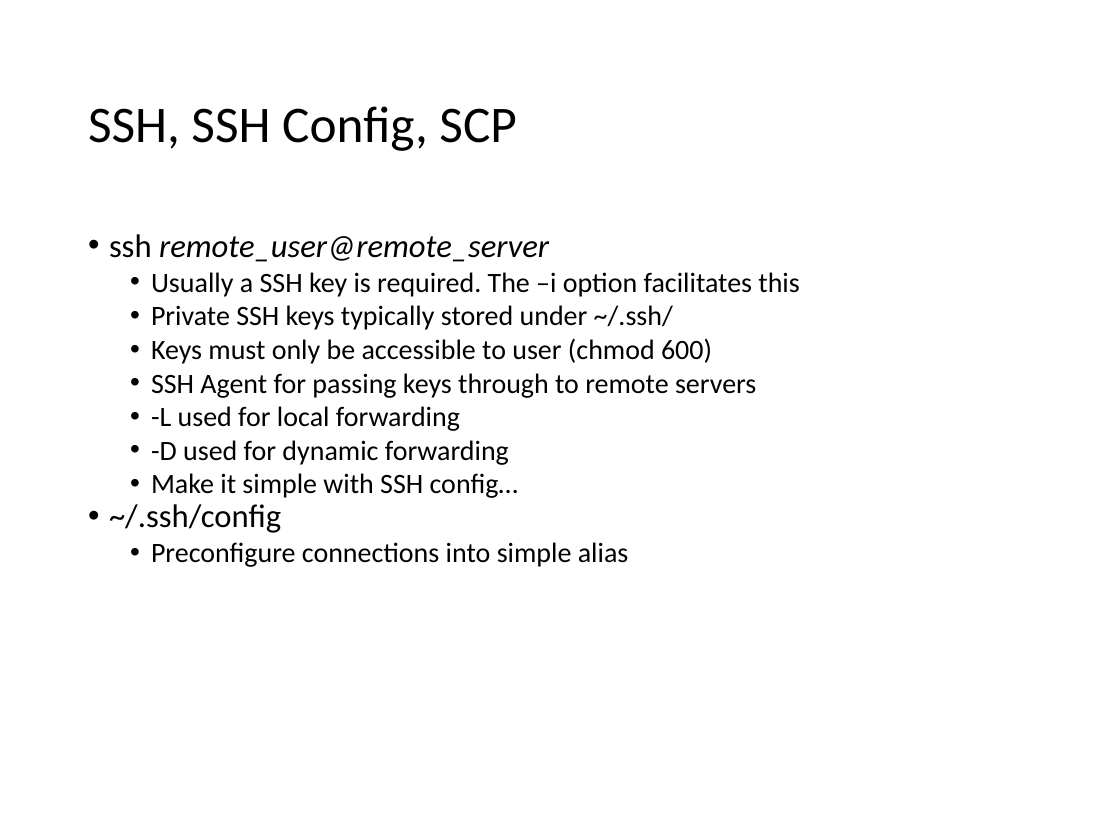
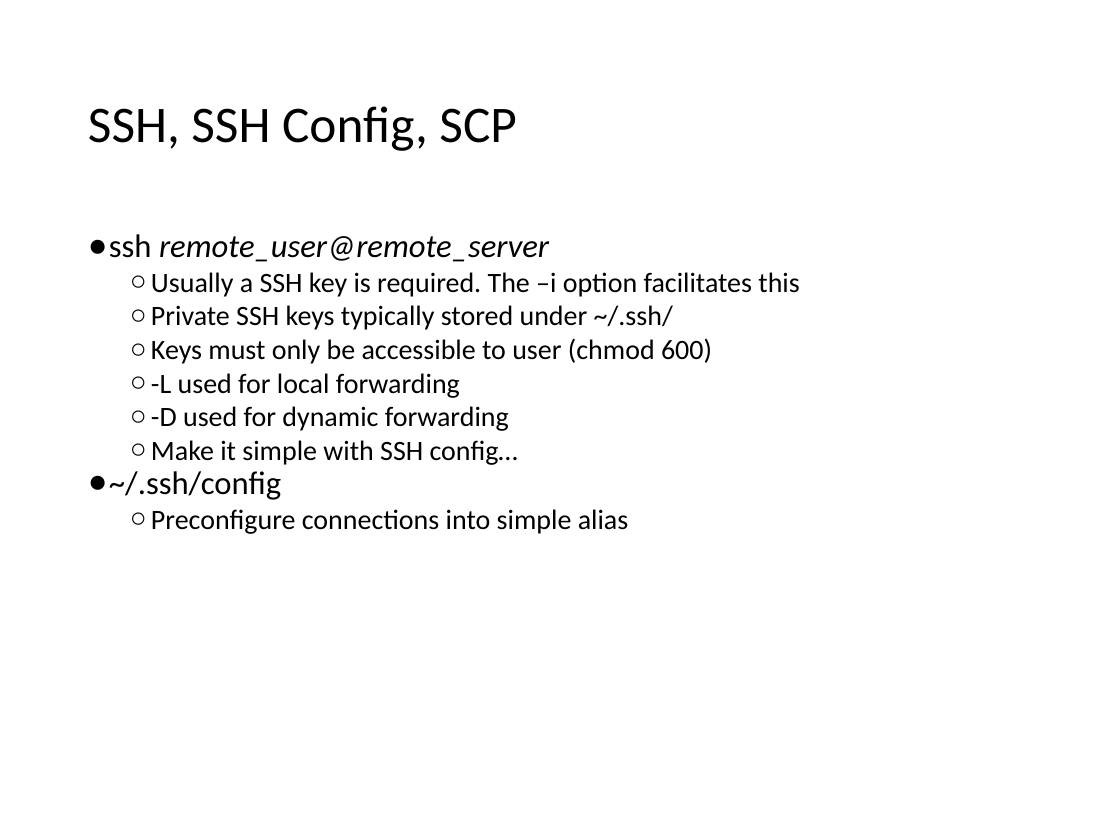
Before and after one commit to cmrsol/demo, a slide deck: slide 28 of linux-intro/shell_101.pptx (slide 23 before the commit). Drawn at 1120x840 pixels with LibreOffice and Linux fonts; fonts in the diff are those of the drawing. Boxes give left, top, right and bottom in pixels: in the first picture for what was removed or moved away, otherwise in the second. Text is boxed around its words. In the diff, an @@ line names an element or a change of style, - is before the commit and + after.

```diff
--- a/linux-intro/shell_101.pptx
+++ b/linux-intro/shell_101.pptx
@@ text "ssh remote_user@remote_server" at <box>109,234,799,534</box>: bullet • to ●; bullet • to ○ @@
@@ text at <box>151,373,756,398</box>: paragraph removed @@
-  • SSH Agent for passing keys through to remote servers
```
Also in this commit, not shown: 18 other slides changed, 11 slides added, 7 slides removed, 4 other files.
